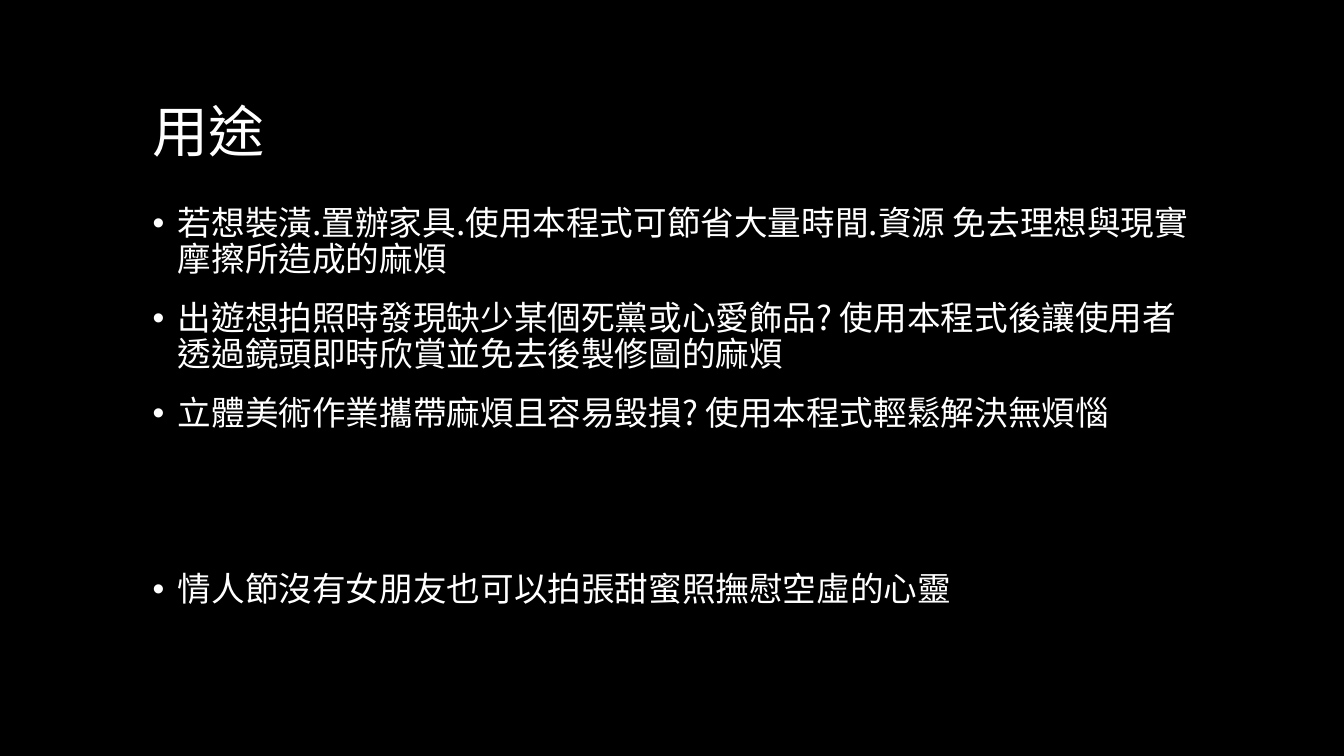
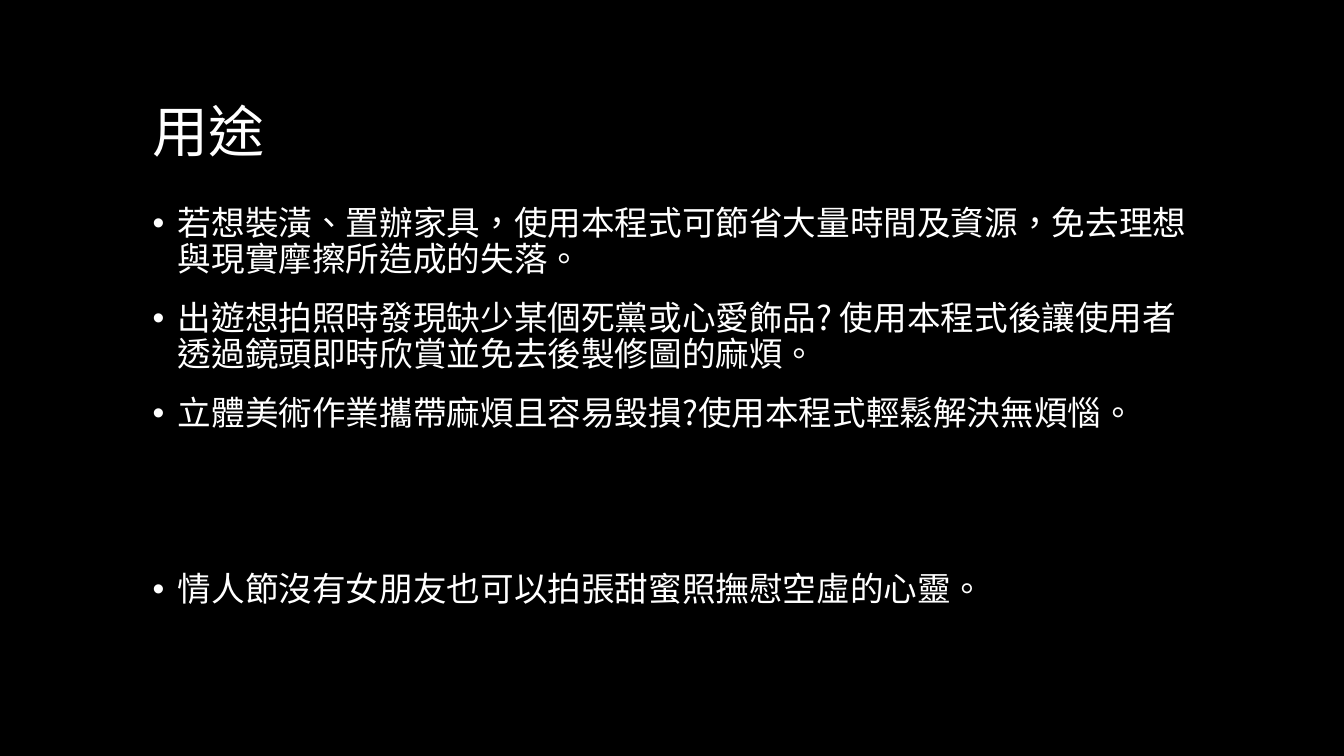
Before and after one commit to Heyyeyaaeyaaaeyaeyaa/baikaeshida, a slide deck: slide 3 of 專題的成長史/傢備封環(暫定).pptx. Drawn at 1344x756 pixels with LibreOffice and Linux fonts; fonts in the diff are those of the drawing; background and template pictures are left out. Boxes give left, top, right and bottom in pixels: in the first picture for what was removed or moved away, otherwise in the second. Text is boxed around its words. In the diff, an @@ line names an element or a change of style, - is before the commit and + after.

```diff
--- a/專題的成長史/傢備封環(暫定).pptx
+++ b/專題的成長史/傢備封環(暫定).pptx
@@ text at (178,206,1186,604): text changed @@
-• 若想裝潢.置辦家具.使用本程式可節省大量時間.資源 免去理想與現實摩擦所造成的麻煩
-• 出遊想拍照時發現缺少某個死黨或心愛飾品? 使用本程式後讓使用者透過鏡頭即時欣賞並免去後製修圖的麻煩
-• 立體美術作業攜帶麻煩且容易毀損? 使用本程式輕鬆解決無煩惱
-• 情人節沒有女朋友也可以拍張甜蜜照撫慰空虛的心靈
+• 若想裝潢、置辦家具，使用本程式可節省大量時間及資源，免去理想與現實摩擦所造成的失落。
+• 出遊想拍照時發現缺少某個死黨或心愛飾品? 使用本程式後讓使用者透過鏡頭即時欣賞並免去後製修圖的麻煩。
+• 立體美術作業攜帶麻煩且容易毀損?使用本程式輕鬆解決無煩惱。
+• 情人節沒有女朋友也可以拍張甜蜜照撫慰空虛的心靈。
```
Also in this commit, not shown: 2 other slides changed.
